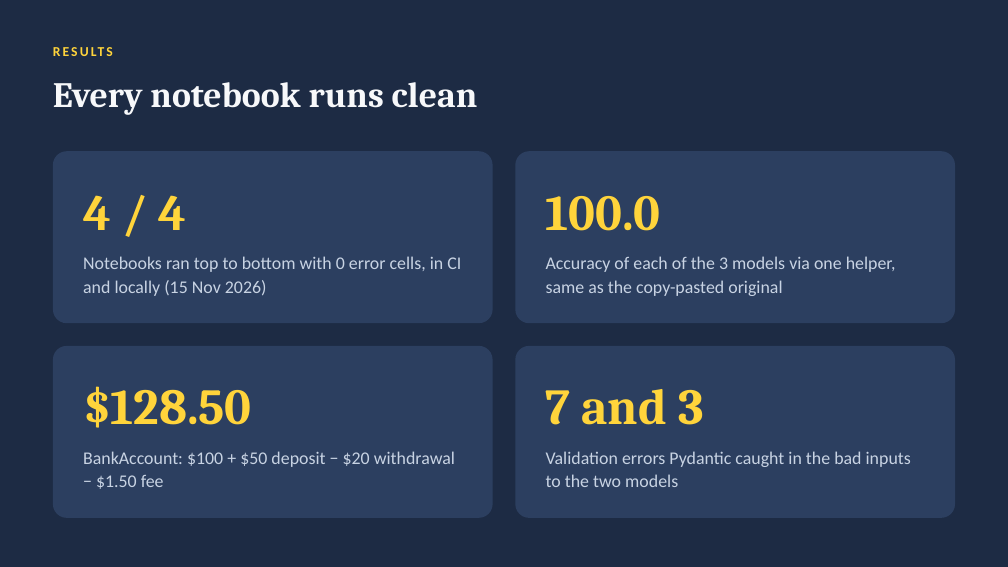
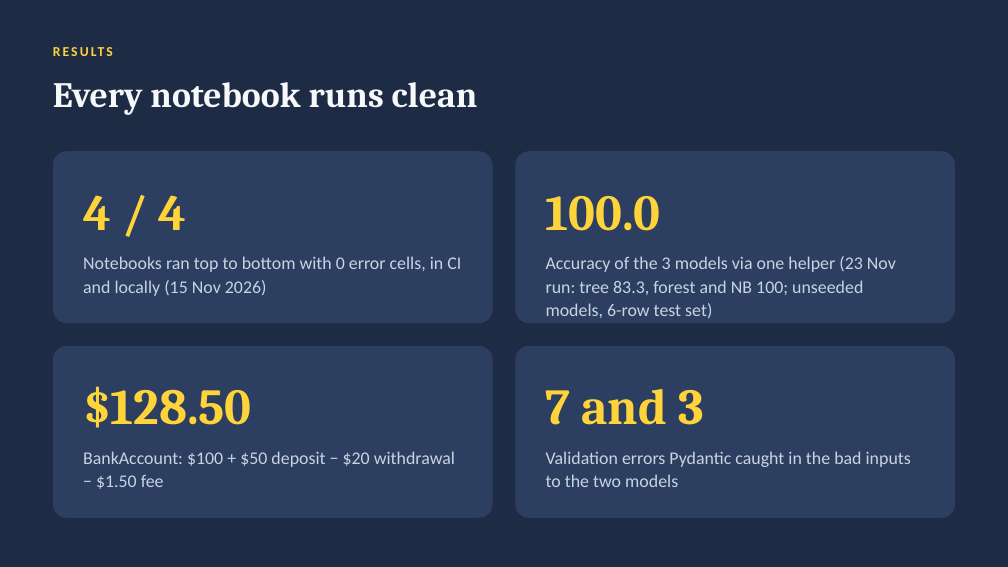
Before and after one commit to jeevan516/Opps, a slide deck: slide 4 of presentation/clean-code-oop-pydantic.pptx. Drawn at 1008x567 pixels with LibreOffice and Linux fonts; fonts in the diff are those of the drawing. Boxes give left, top, right and bottom in pixels: in the first picture for what was removed or moved away, otherwise in the second. Text is boxed around its words. In the diff, an @@ line names an element or a change of style, - is before the commit and + after.

Commit message:
Deck: show the real accuracy range from the 23 Nov run (unseeded models)

```diff
--- a/presentation/clean-code-oop-pydantic.pptx
+++ b/presentation/clean-code-oop-pydantic.pptx
@@ text at box(546, 256, 896, 318): text changed @@
-Accuracy of each of the 3 models via one helper, same as the copy-pasted original
+Accuracy of the 3 models via one helper (23 Nov run: tree 83.3, forest and NB 100; unseeded models, 6-row test set)
```
Also in this commit, not shown: 2 other slides changed.
